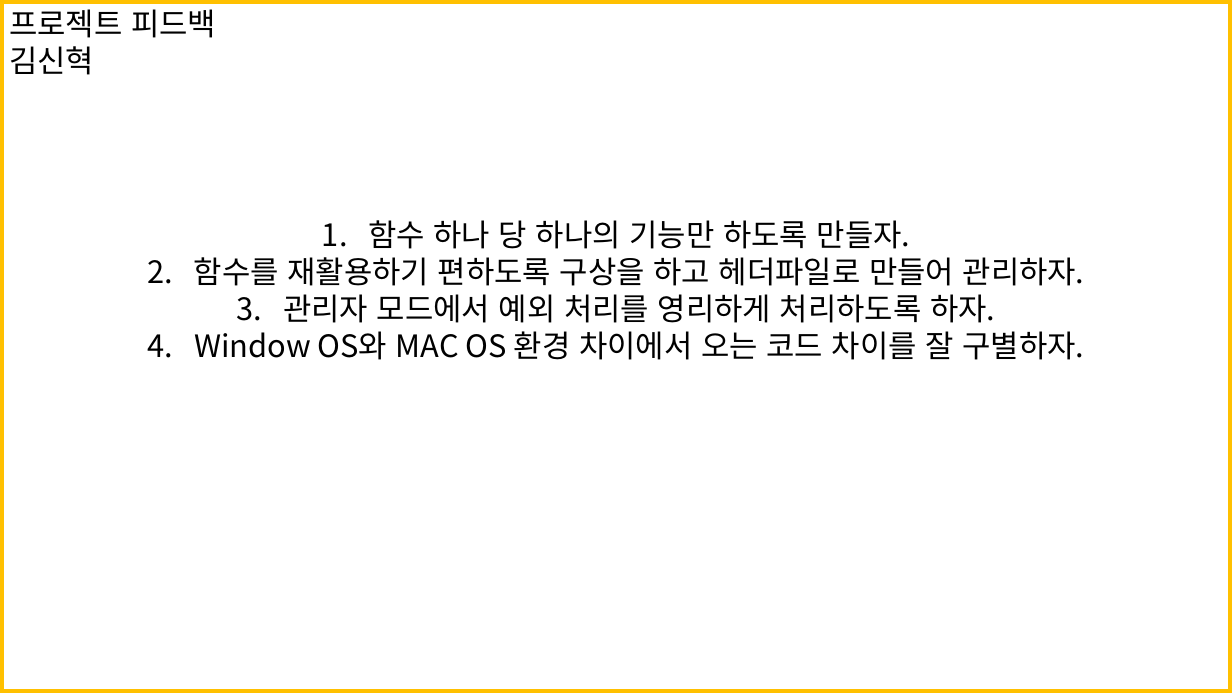
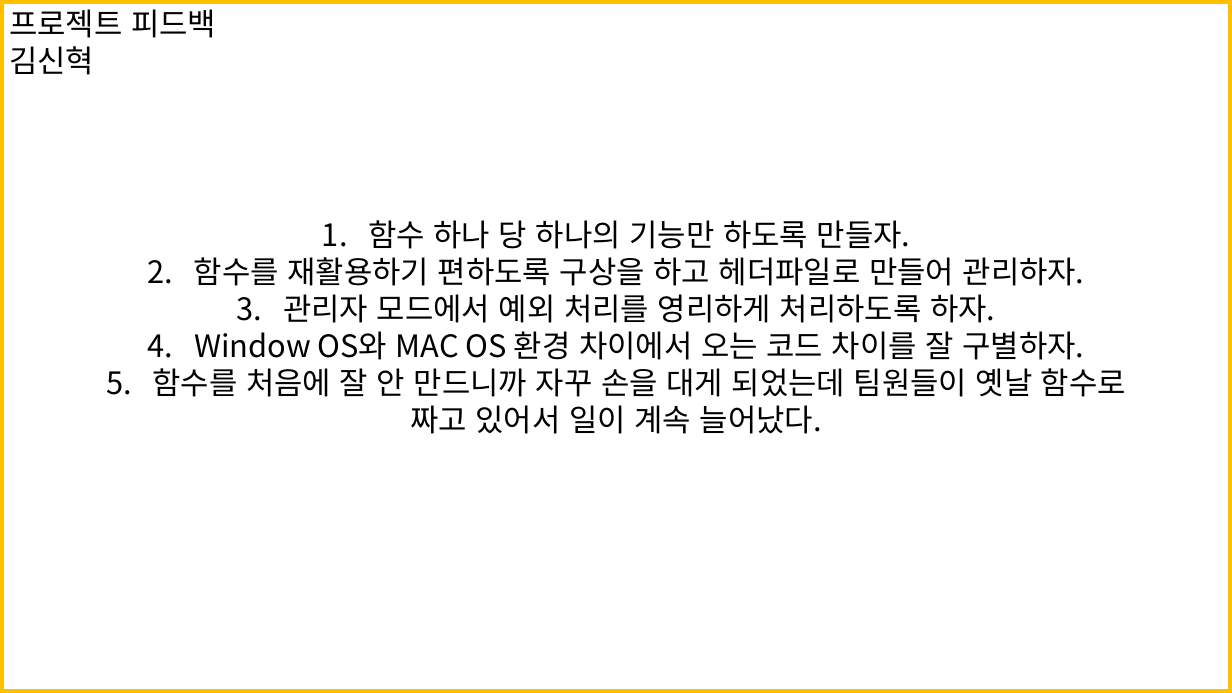
Before and after one commit to 909ma/ATM-System-using-by-C-Language, a slide deck: slide 16 of 기타/발표 자료/메인 발표 시트(양식 이대로 안 합니다, 빨리 짠다고 진짜 골자만 짠 거에요. 그냥 텍스트만 보시고 이렇게 있구나 하시면 도비니다).pptx. Drawn at 1232x693 pixels with LibreOffice and Linux fonts; fonts in the diff are those of the drawing. Boxes give left, top, right and bottom in pixels: in the first picture for what was removed or moved away, otherwise in the second. Text is boxed around its words. In the diff, an @@ line names an element or a change of style, - is before the commit and + after.

```diff
--- a/기타/발표 자료/메인 발표 시트(양식 이대로 안 합니다, 빨리 짠다고 진짜 골자만 짠 거에요. 그냥 텍스트만 보시고 이렇게 있구나 하시면 도비니다).pptx
+++ b/기타/발표 자료/메인 발표 시트(양식 이대로 안 합니다, 빨리 짠다고 진짜 골자만 짠 거에요. 그냥 텍스트만 보시고 이렇게 있구나 하시면 도비니다).pptx
@@ text "함수 하나 당 하나의 기능만 ...": place and size @@
-text "함수 하나 당 하나의 기능만 ..." at [194,220,1085,360]
+text "함수 하나 당 하나의 기능만 ..." at [152,220,1126,434]
@@ text at [152,368,1126,434]: paragraphs added @@
+5. 함수를 처음에 잘 안 만드니까 자꾸 손을 대게 되었는데 팀원들이 옛날 함수로
+짜고 있어서 일이 계속 늘어났다.
```
